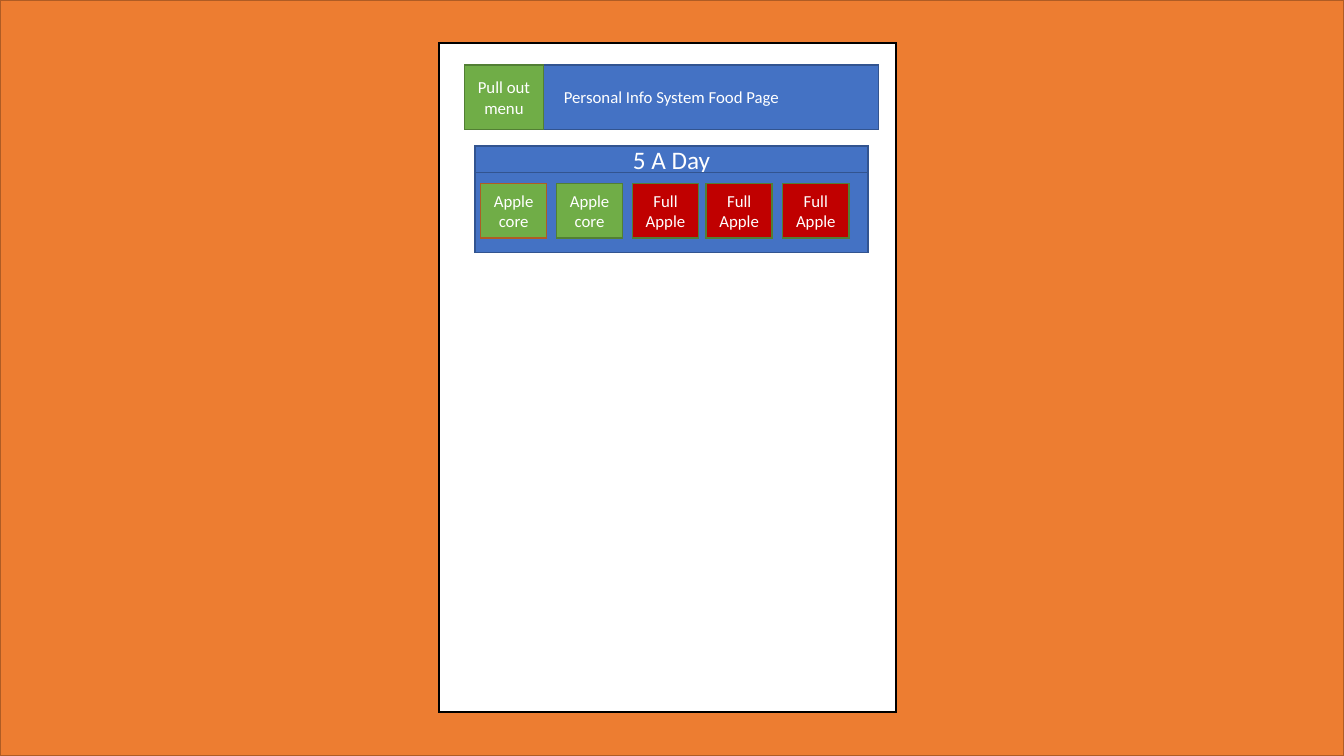
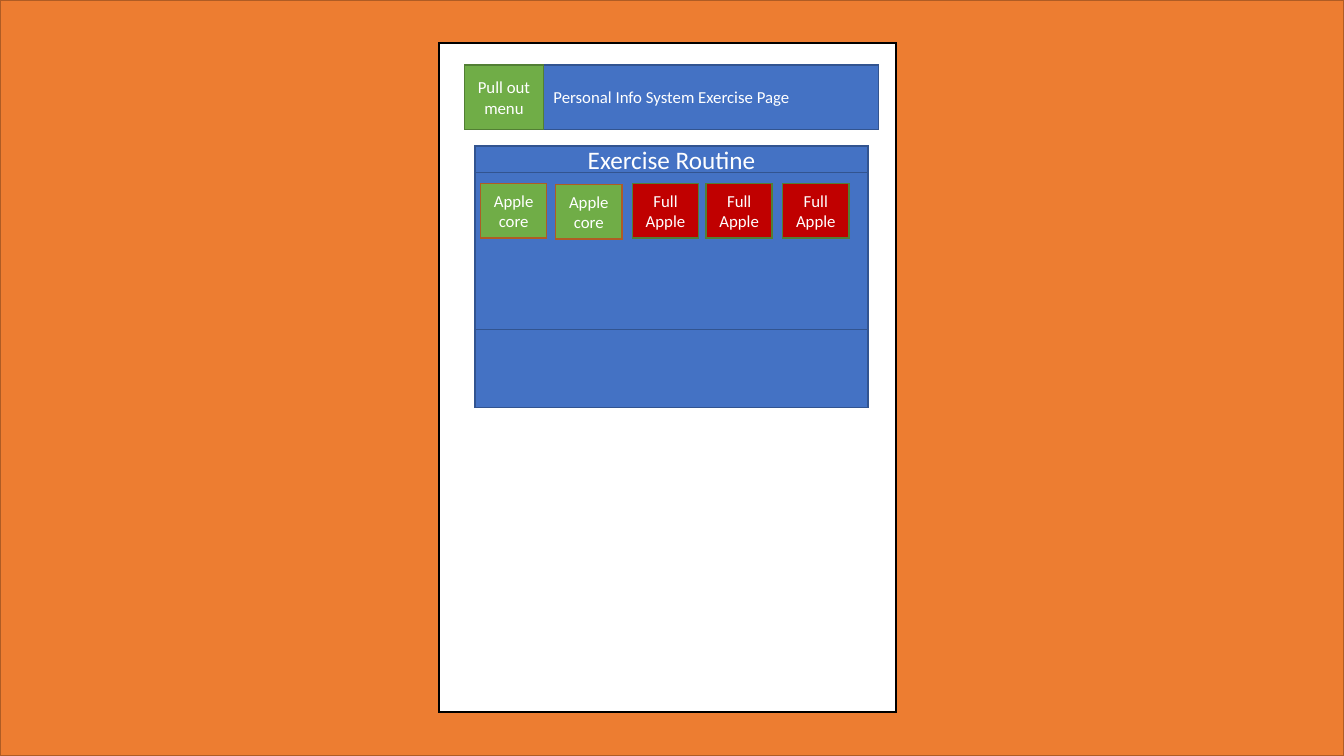
Before and after one commit to CM10313-Group-19/Personal-Infomatics-Software, a slide deck: slide 8 of ProjectInformation/Powerpoint designs/V1/powerpoint design.pptx (slide 3 before the commit). Drawn at 1344x756 pixels with LibreOffice and Linux fonts; fonts in the diff are those of the drawing. Boxes give left, top, right and bottom in pixels: in the first picture for what was removed or moved away, otherwise in the second. Text is boxed around its words. In the diff, an @@ line names an element or a change of style, - is before the commit and + after.

```diff
--- a/ProjectInformation/Powerpoint designs/V1/powerpoint design.pptx
+++ b/ProjectInformation/Powerpoint designs/V1/powerpoint design.pptx
@@ text in rectangle at (553,91,789,106): text changed @@
-Personal Info System Food Page
+Personal Info System Exercise Page
@@ rectangle: place and size @@
-rectangle at (475,172,868,252)
+rectangle at (475,172,868,330)
@@ rectangle added at (475,172,868,407), fill #4472C4, outline #325491 1 pt @@
@@ text in rectangle at (588,151,755,173): text changed @@
-5 A Day
+Exercise Routine
@@ rectangle "Apple core" at (556,185,622,239): outline #538035 1 pt to #AF5C24 1 pt @@
```
Also in this commit, not shown: 5 slides added.
